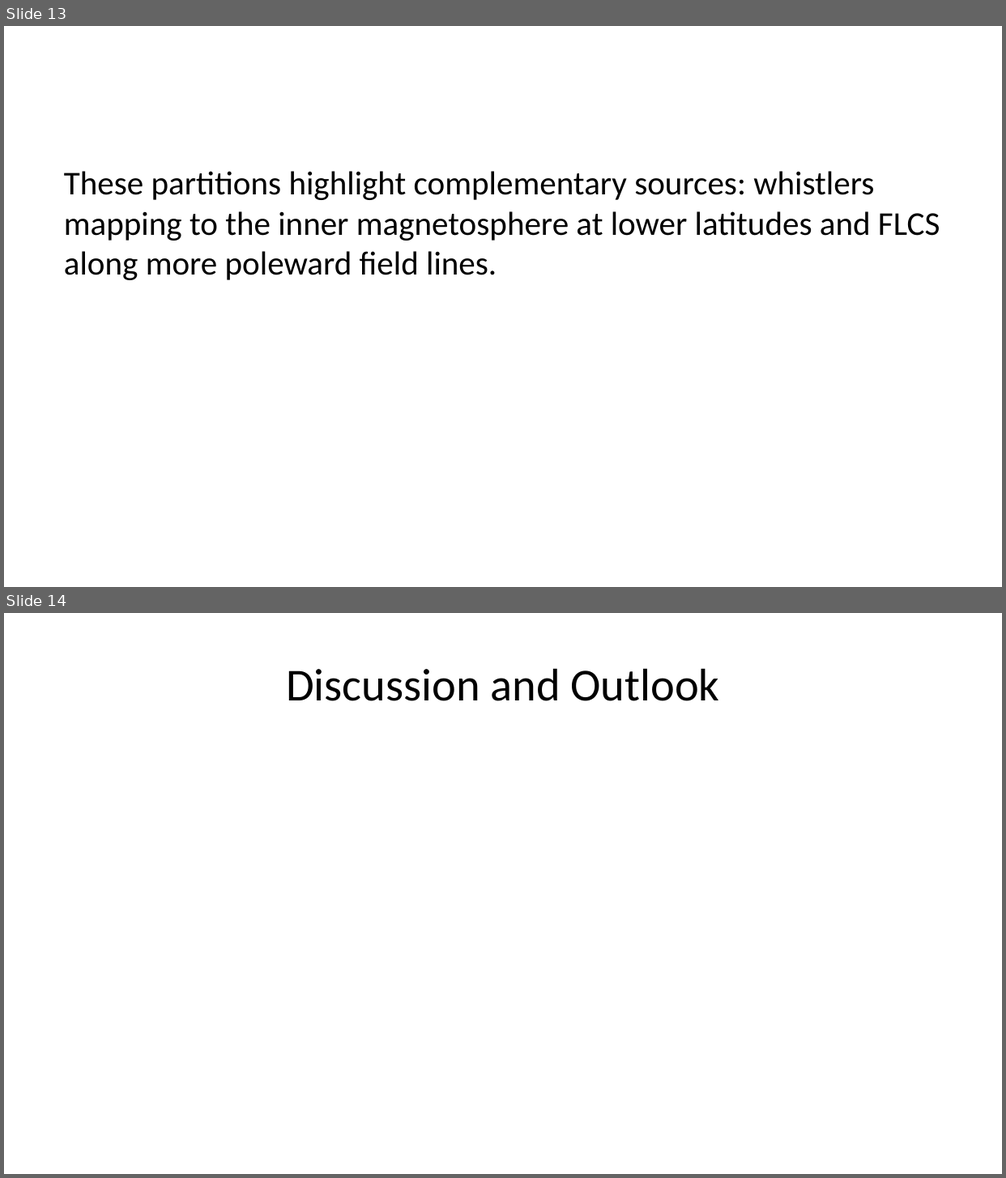
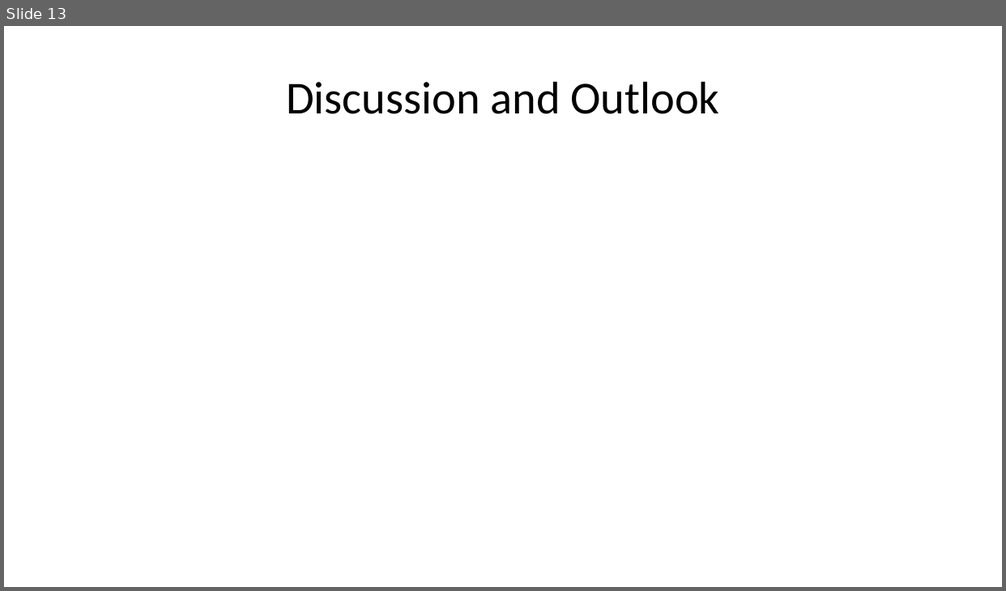
Before and after one commit to Beforerr/dmsp_elfin, a slide deck: files/article.pptx. Shown one above the other, each under a label of ours: slides 13 and 14 before the commit, slide 13 after it. The pictures are 1006x1178 and 1006x591 pixels, drawn with LibreOffice and Linux fonts; fonts in the diff are those of the drawing; grey boxes stand for pictures. Boxes give left, top, right and bottom in pixels: in the first picture for what was removed or moved away, otherwise in the second. Text is boxed around its words. In the diff, an @@ line names an element or a change of style, - is before the commit and + after.

```diff
--- a/files/article.pptx
+++ b/files/article.pptx
@@ slide 13 removed at box(4, 26, 1002, 587), background #FFFFFF @@
@@ text removed at box(64, 171, 940, 280) @@
-These partitions highlight complementary sources: whistlers mapping to the inner magnetosphere at lower latitudes and FLCS along more poleward field lines.
@@ what was slide 14 is now slide 13 @@
```
Also in this commit, not shown: 8 slides changed, 2 slides added, 2 other slides removed, 1 other file.
